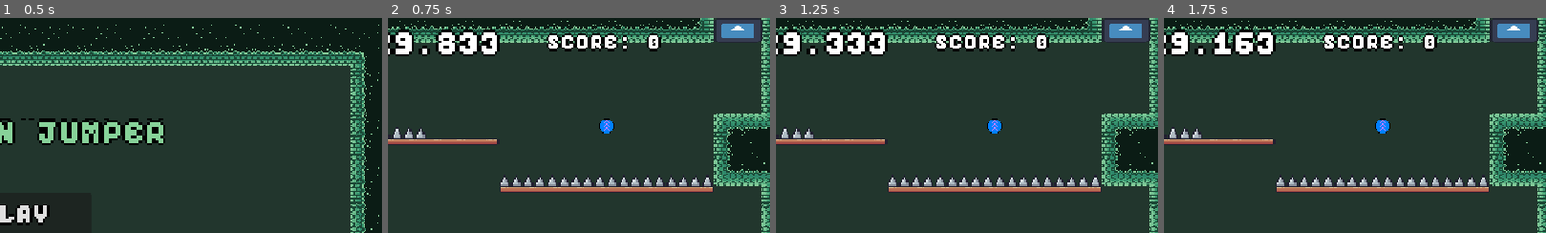
Above: before the commit, frames 1-4 (left to right).
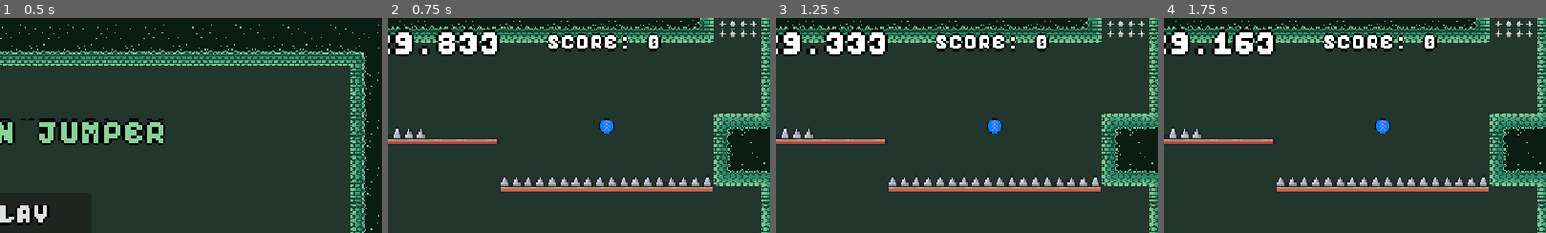
Above: after the commit, the same moments.

Repository: CrCalin/jump
Game: Godot game, scene res://scenes/screens/main_menu.tscn
Two runs of this game, one before a commit and one after it. Both use one fixed random seed, a clock stepped at 60 frames per second and the inputs below. The engine's default icon, where the game draws it, is replaced by a stand-in: a white triangle on a blue panel in a dark square.
Inputs:
- Up to frame 1 (0.5 s): no input
- Up to frame 2 (0.75 s): click "PLAY" at 0.5 s
- Up to frame 3 (1.25 s): no input
- Up to frame 4 (1.75 s): hold D (right) from 1.28 s (still down); tap E (admin) at 1.35 s; tap Space (jump) at 1.52 s
The pictures show only the part of the screen within x 48-98%, y 0-50%; the shares and areas given below are measured in that part.

Frame 1 is identical in both runs. In frame 2, 1.2% of the frame differs, in the area x 86-98%, y 0-12%; in frame 3, 1.2%; in frame 4, 1.2%.

Commit message:
Changed stage end sprite

Diff:
--- a/scenes/world_objects/stage_end.tscn
+++ b/scenes/world_objects/stage_end.tscn
@@ -1,6 +1,6 @@
 [gd_scene load_steps=3 format=3 uid="uid://6272hcicgdat"]
 
-[ext_resource type="Texture2D" uid="uid://ch3ti7ts6qtg4" path="res://icon.svg" id="1_lbaey"]
+[ext_resource type="Texture2D" uid="uid://bahj2p1abde6s" path="res://sprites/world_objects/stage_end.png" id="1_xpt6o"]
 
 [sub_resource type="RectangleShape2D" id="RectangleShape2D_66pxr"]
 size = Vector2(64, 32)
@@ -11,5 +11,4 @@
 shape = SubResource("RectangleShape2D_66pxr")
 
 [node name="Sprite2D" type="Sprite2D" parent="."]
-scale = Vector2(0.500955, 0.25)
-texture = ExtResource("1_lbaey")
+texture = ExtResource("1_xpt6o")
Binary file added: sprites/world_objects/stage_end.png
Not shown, added: sprites/world_objects/stage_end.png.import
